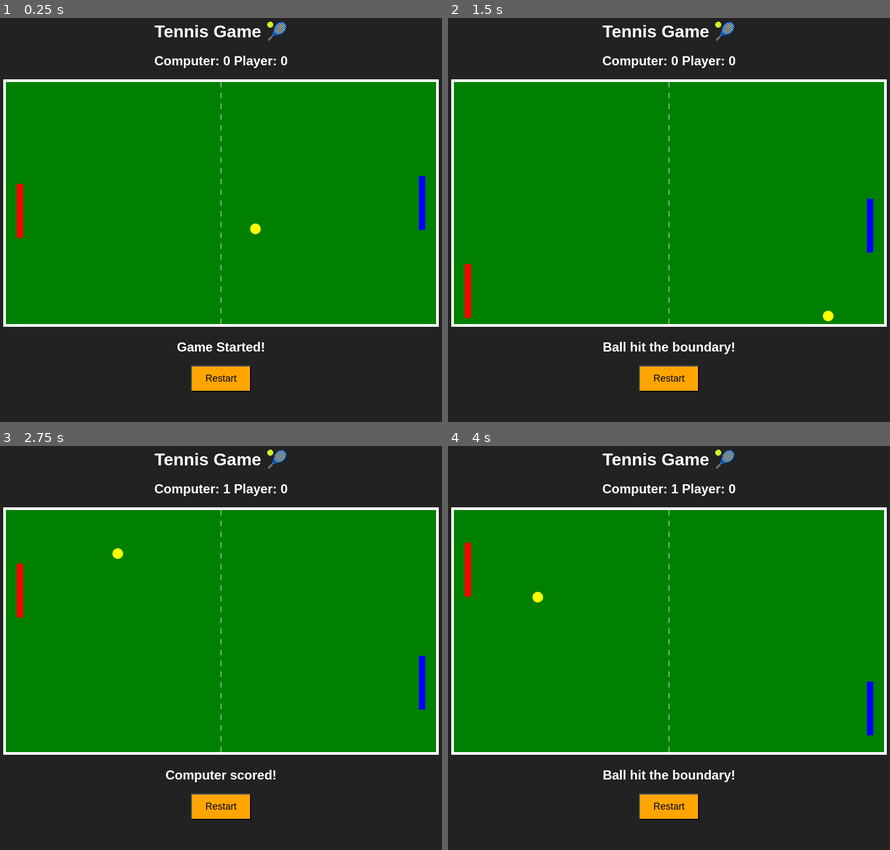
Above: before the commit, frames 1-4 (two rows, left to right).
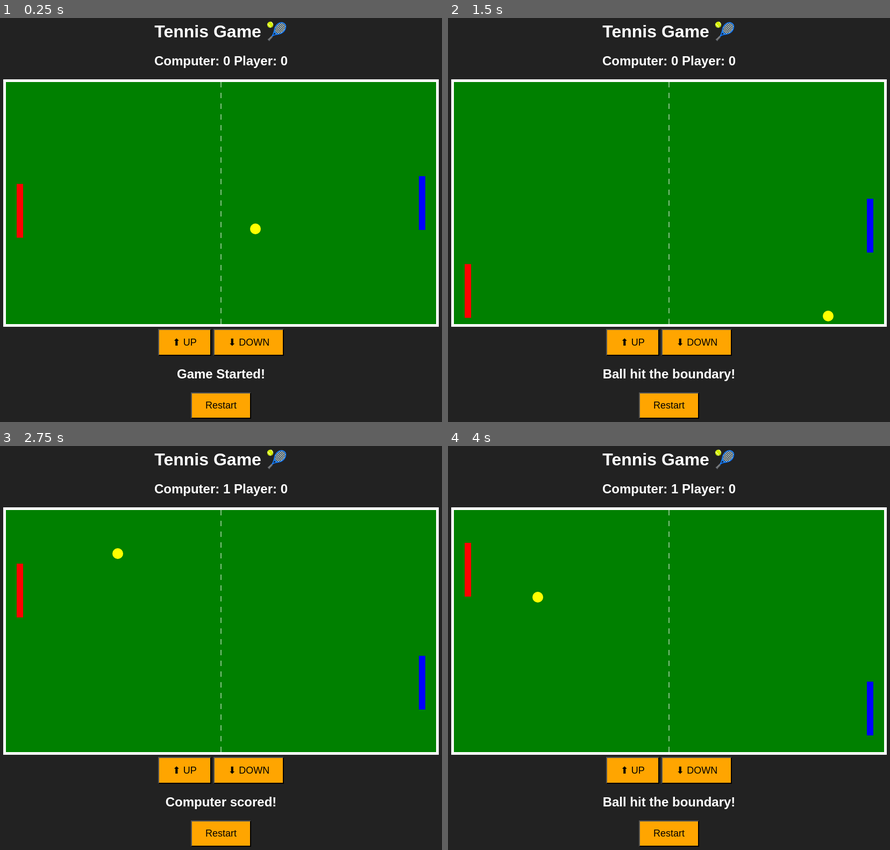
Above: after the commit, the same moments.

Repository: mdlateef936-pixel/Tennis-Game
Game: browser game, page index.html
Two runs of this game, one before a commit and one after it. Both use one fixed random seed, a clock stepped at 60 frames per second and the inputs below.
Inputs (mouse positions are in pixels of both pictures, inside the frame that each line leads up to):
- Up to frame 1 (0.25 s): no input
- Up to frame 2 (1.5 s): click "Restart" at 0.27 s; hold Down 1.03-1.3 s; tap Space at 1.1 s; hold Up from 1.35 s (still down)
- Up to frame 3 (2.75 s): tap Space at 1.6, 2.1, 2.6 s; release Up at 1.65 s; hold Up 1.7-1.93 s; hold Down 1.98-2.32 s; click (247, 769) at 2.02 s, where only the run after the commit has a clickable "⬇ DOWN"; hold Down 2.37-2.63 s; hold Up from 2.68 s (still down)
- Up to frame 4 (4 s): release Up at 2.98 s; hold Up 3.03-3.27 s; tap Space at 3.1, 3.6 s; hold Down 3.32-3.65 s; hold Down 3.7-3.97 s

The runs differ from the first frame. In frame 1, 3.7% of the frame differs, in the area x 35-65%, y 76-100%; in frame 2, 3.9%; in frame 3, 3.8%; in frame 4, 3.9%.

Commit message:
Add control buttons for game navigation

Diff:
--- a/index.html
+++ b/index.html
@@ -15,6 +15,11 @@
 
     <canvas id="gameCanvas" width="800" height="450"></canvas>
 
+<div class="controls">
+    <button id="upBtn">⬆ UP</button>
+    <button id="downBtn">⬇ DOWN</button>
+</div>
+
     <h2 id="message">Game Started!</h2>
 
     <button onclick="restartGame()">Restart</button>
